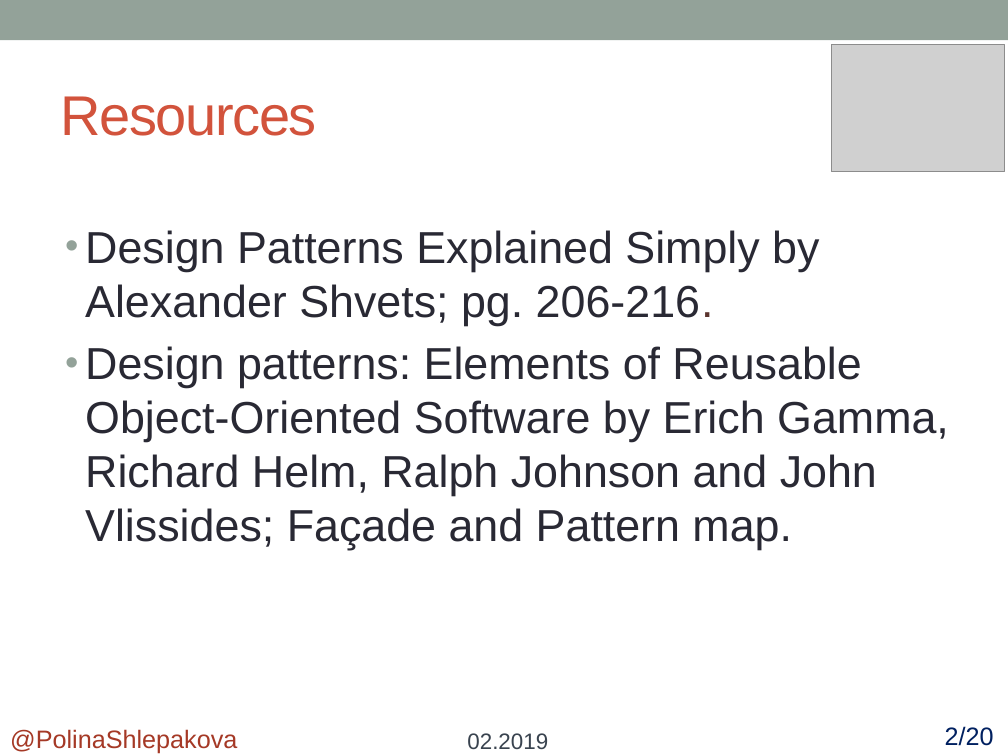
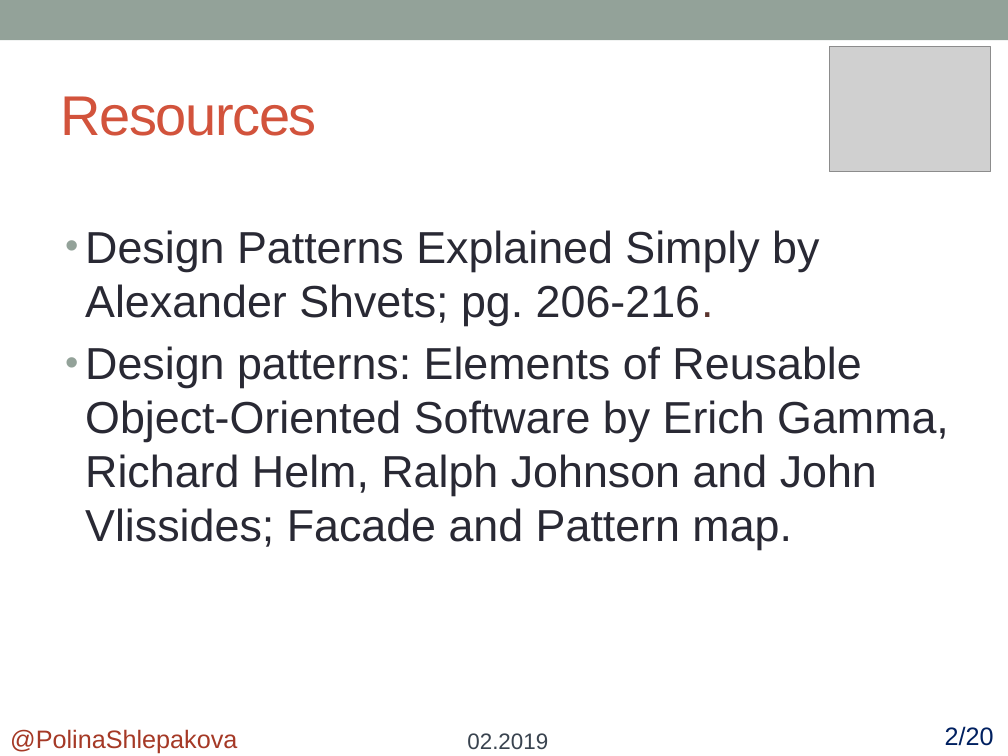
Before and after one commit to polykross/FactoryMethod-Facade, a slide deck: slide 27 of Facade/Presentation/Facade.pptx. Drawn at 1008x756 pixels with LibreOffice and Linux fonts; fonts in the diff are those of the drawing; grey boxes stand for pictures. Boxes give left, top, right and bottom in pixels: in the first picture for what was removed or moved away, otherwise in the second. Text is boxed around its words. In the diff, an @@ line names an element or a change of style, - is before the commit and + after.

Commit message:
Fix typos in presentations

```diff
--- a/Facade/Presentation/Facade.pptx
+++ b/Facade/Presentation/Facade.pptx
@@ picture: place and size @@
-picture at (832, 44, 1005, 171)
+picture at (830, 46, 991, 172)
@@ text at (85, 346, 949, 550): text changed @@
-• Design patterns: Elements of Reusable Object-Oriented Software by Erich Gamma, Richard Helm, Ralph Johnson and John Vlissides; Façade and Pattern map.
+• Design patterns: Elements of Reusable Object-Oriented Software by Erich Gamma, Richard Helm, Ralph Johnson and John Vlissides; Facade and Pattern map.
```
Also in this commit, not shown: 12 other slides changed, 1 other file.
